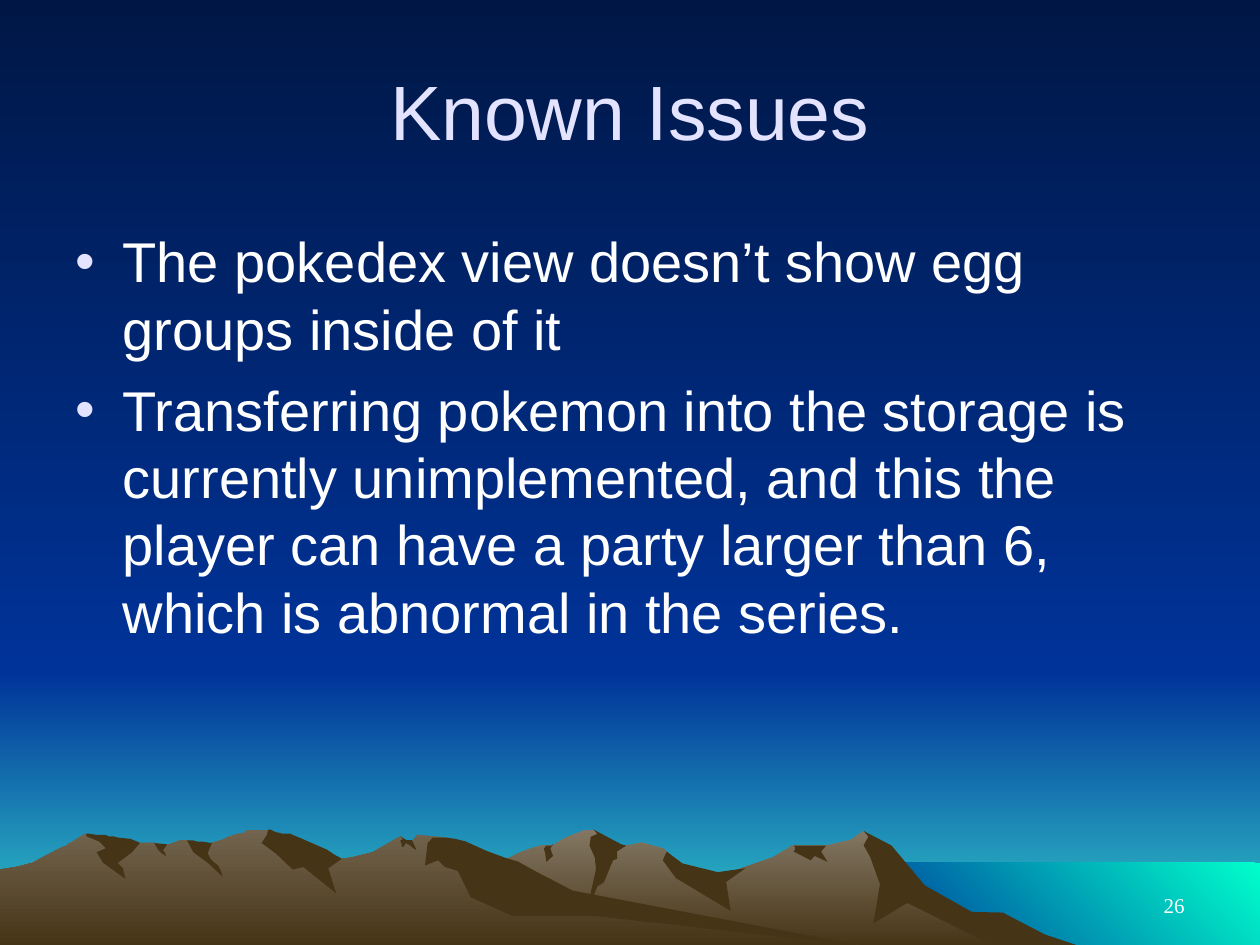
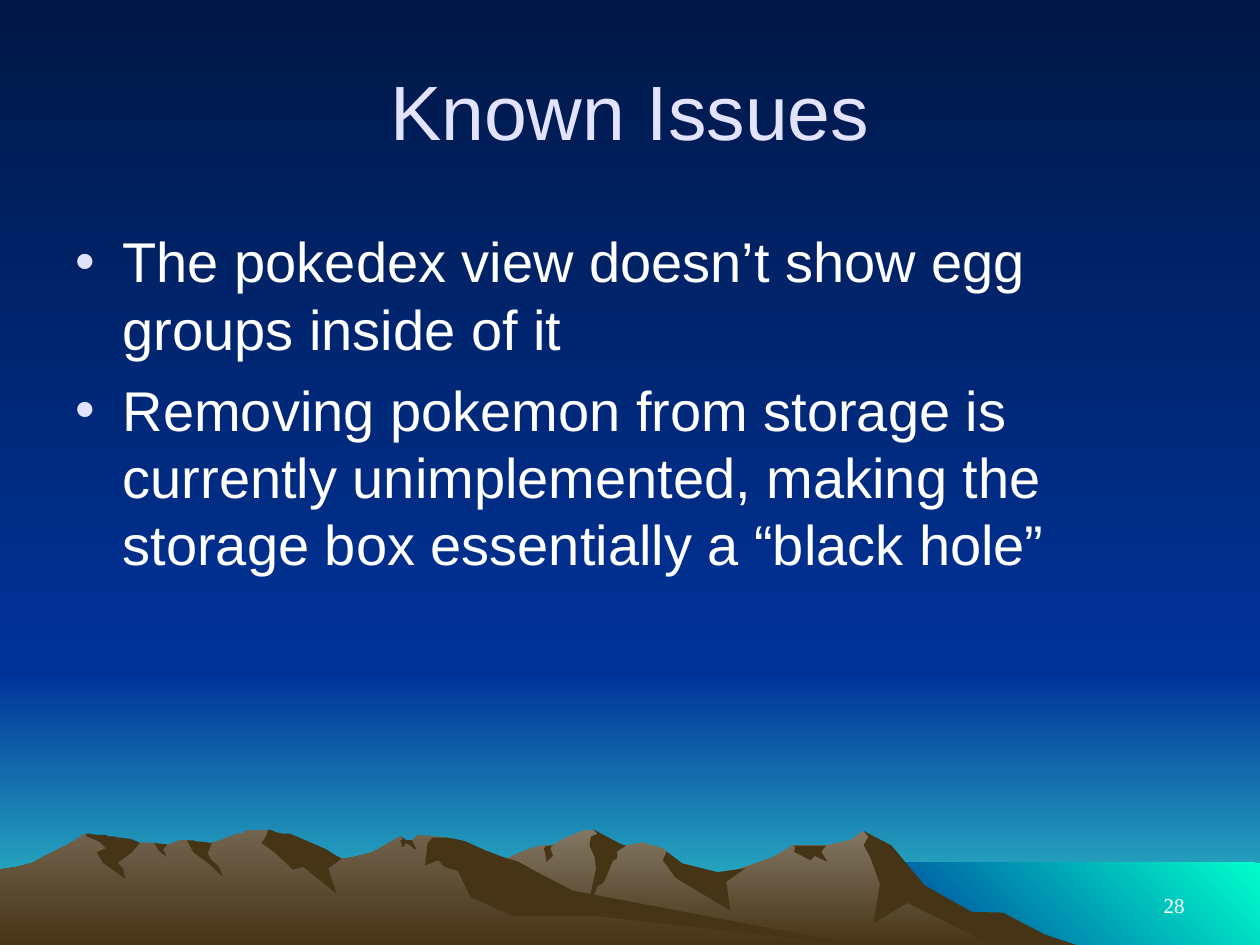
Before and after one commit to AureusVulpes/CMPT308, a slide deck: slide 28 of SchmitzPokemonDB.ppt (slide 26 before the commit). Drawn at 1260x945 pixels with LibreOffice and Linux fonts; fonts in the diff are those of the drawing. Boxes give left, top, right and bottom in pixels: in the first picture for what was removed or moved away, otherwise in the second. Text is boxed around its words. In the diff, an @@ line names an element or a change of style, - is before the commit and + after.

```diff
--- a/SchmitzPokemonDB.ppt
+++ b/SchmitzPokemonDB.ppt
@@ text at <box>123,390,1043,576</box>: text changed @@
-• Transferring pokemon into the storage is currently unimplemented, and this the player can have a party larger than 6, which is abnormal in the series.
+• Removing pokemon from storage is currently unimplemented, making the storage box essentially a “black hole”
@@ page number at <box>1164,899,1185,914</box>: text changed @@
-26
+28
```
Also in this commit, not shown: 4 other slides changed, 2 slides added, 2 other files.
